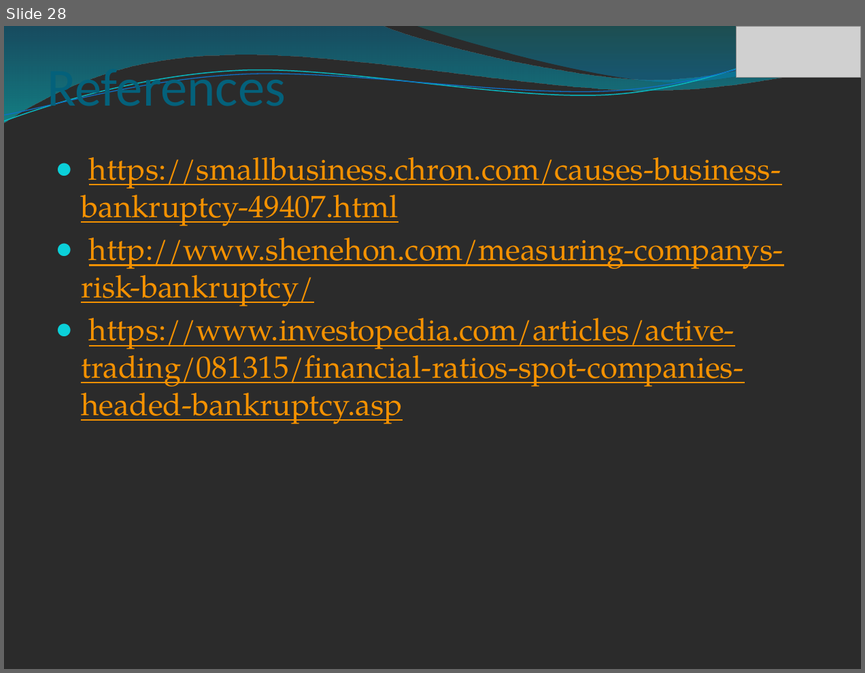
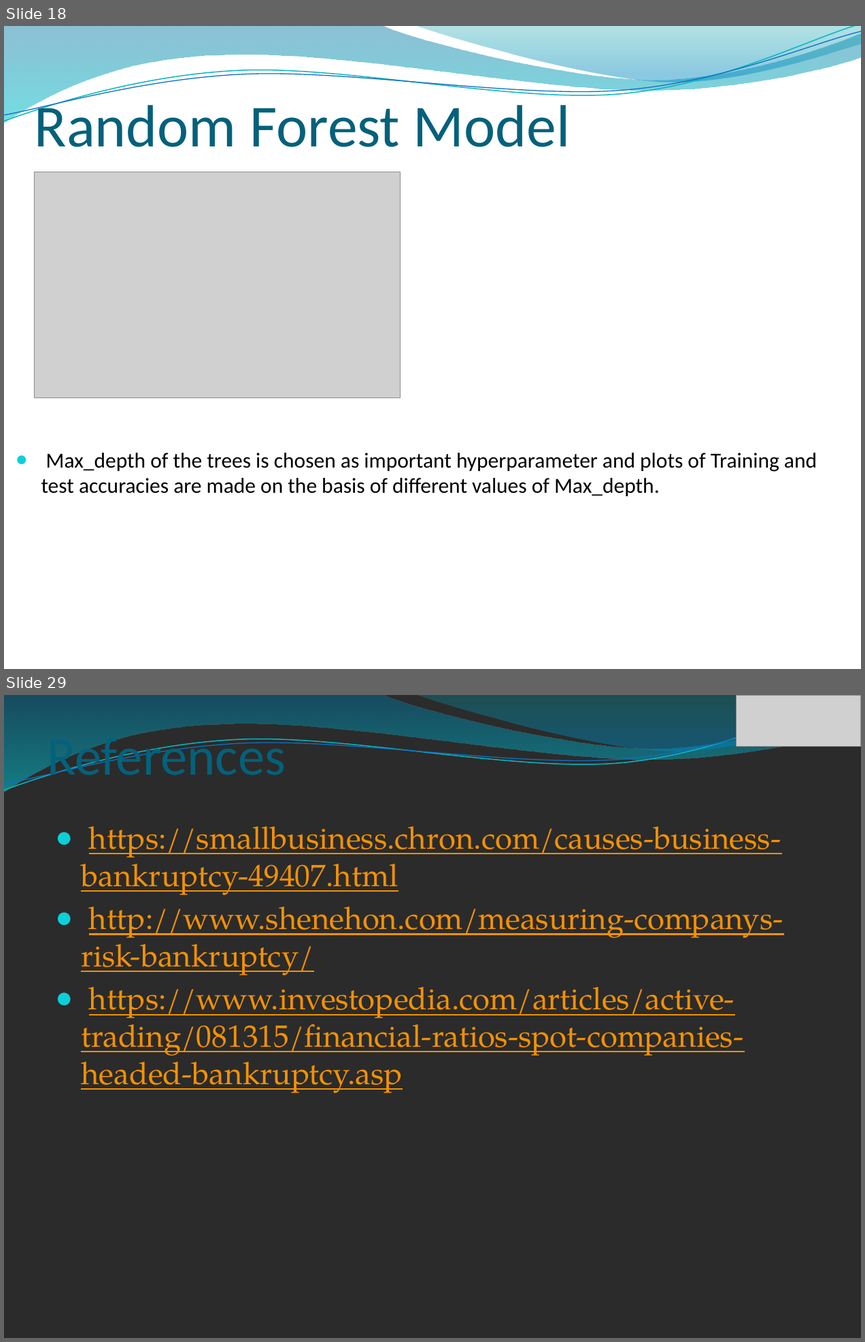
Before and after one commit to iamkuntaldinda/datasets-, a slide deck: Practicum 3.pptx. Shown one above the other, each under a label of ours: slide 28 before the commit, slides 18 and 29 after it; the slides between them are not shown. The pictures are 865x673 and 865x1342 pixels, drawn with LibreOffice and Linux fonts; fonts in the diff are those of the drawing; grey boxes stand for pictures; background and template pictures are left out; a plain dark background stands for a picture behind light text. Boxes give left, top, right and bottom in pixels: in the first picture for what was removed or moved away, otherwise in the second. Text is boxed around its words. In the diff, an @@ line names an element or a change of style, - is before the commit and + after.

```diff
--- a/Practicum 3.pptx
+++ b/Practicum 3.pptx
@@ slide 18 added at <box>4,26,861,669</box>, background picture (left out); not listed: 4 template elements that a slide beside it also shows @@
@@ title added at <box>35,97,570,147</box>, 50 pt, text #04617B @@
+Random Forest Model
@@ picture added at <box>34,172,400,398</box> @@
@@ text added at <box>41,452,817,496</box>, 18 pt, text #000000 @@
+● Max_depth of the trees is chosen as important hyperparameter and plots of Training and test accuracies are made on the basis of different values of Max_depth.
@@ what was slide 28 is now slide 29 @@
```
Also in this commit, not shown: 10 slides changed, 7 other slides added, 7 slides removed, 2 other files.
